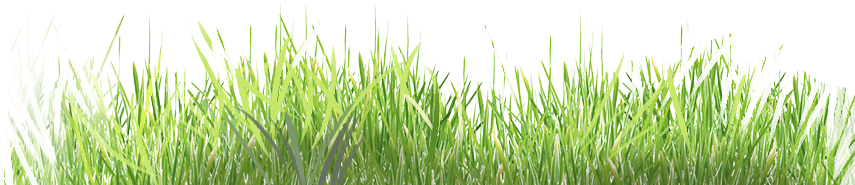
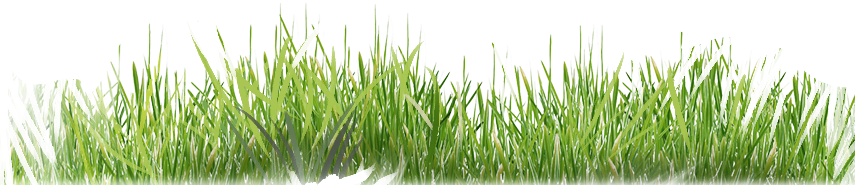
Layers edited between the first and the second (855, 185) image:
painted on "Layer 12" over (0, 2, 855, 185)
